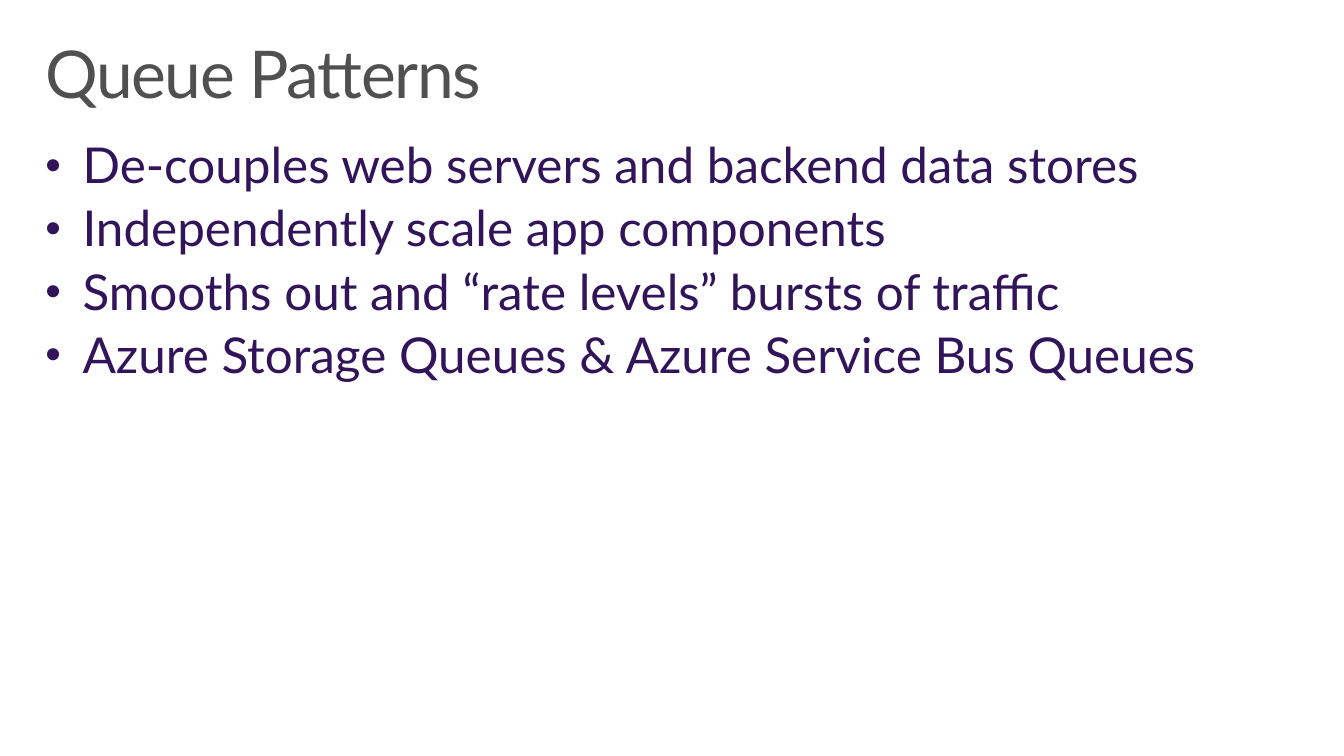
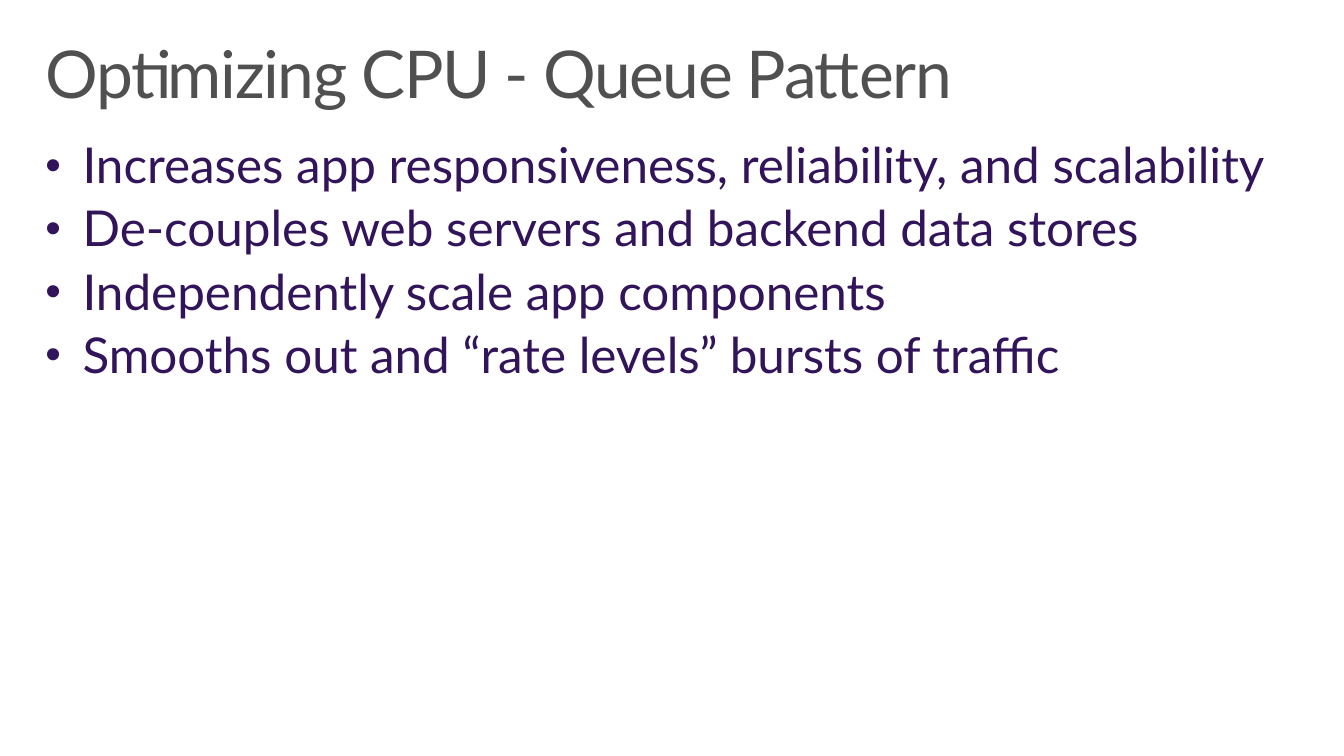
Before and after one commit to wely/DevCamp, a slide deck: slide 35 of Presentation/Module02-ModernCloudApps.pptx (slide 33 before the commit). Drawn at 1344x756 pixels with LibreOffice and Linux fonts; fonts in the diff are those of the drawing; background and template pictures are left out. Boxes give left, top, right and bottom in pixels: in the first picture for what was removed or moved away, otherwise in the second. Text is boxed around its words. In the diff, an @@ line names an element or a change of style, - is before the commit and + after.

Commit message:
Updated deck with scalability content

```diff
--- a/Presentation/Module02-ModernCloudApps.pptx
+++ b/Presentation/Module02-ModernCloudApps.pptx
@@ title at (45, 49, 952, 110): text changed @@
-Queue Patterns
+Optimizing CPU - Queue Pattern
@@ text at (83, 146, 1265, 192): paragraph added @@
+• Increases app responsiveness, reliability, and scalability
@@ text at (83, 337, 1196, 382): paragraph removed @@
-• Azure Storage Queues & Azure Service Bus Queues
```
Also in this commit, not shown: 7 other slides changed, 6 slides added, 2 slides removed.
